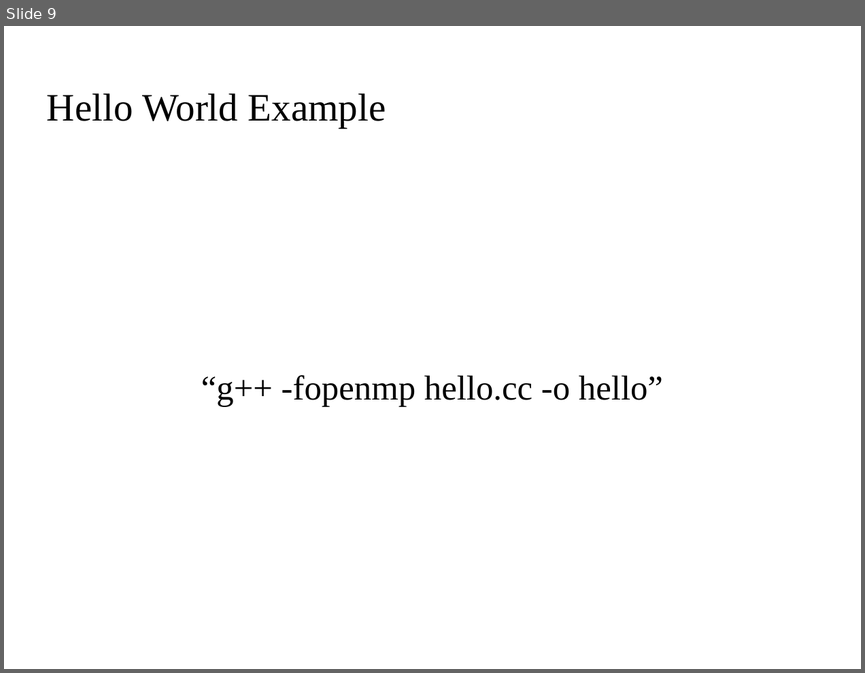
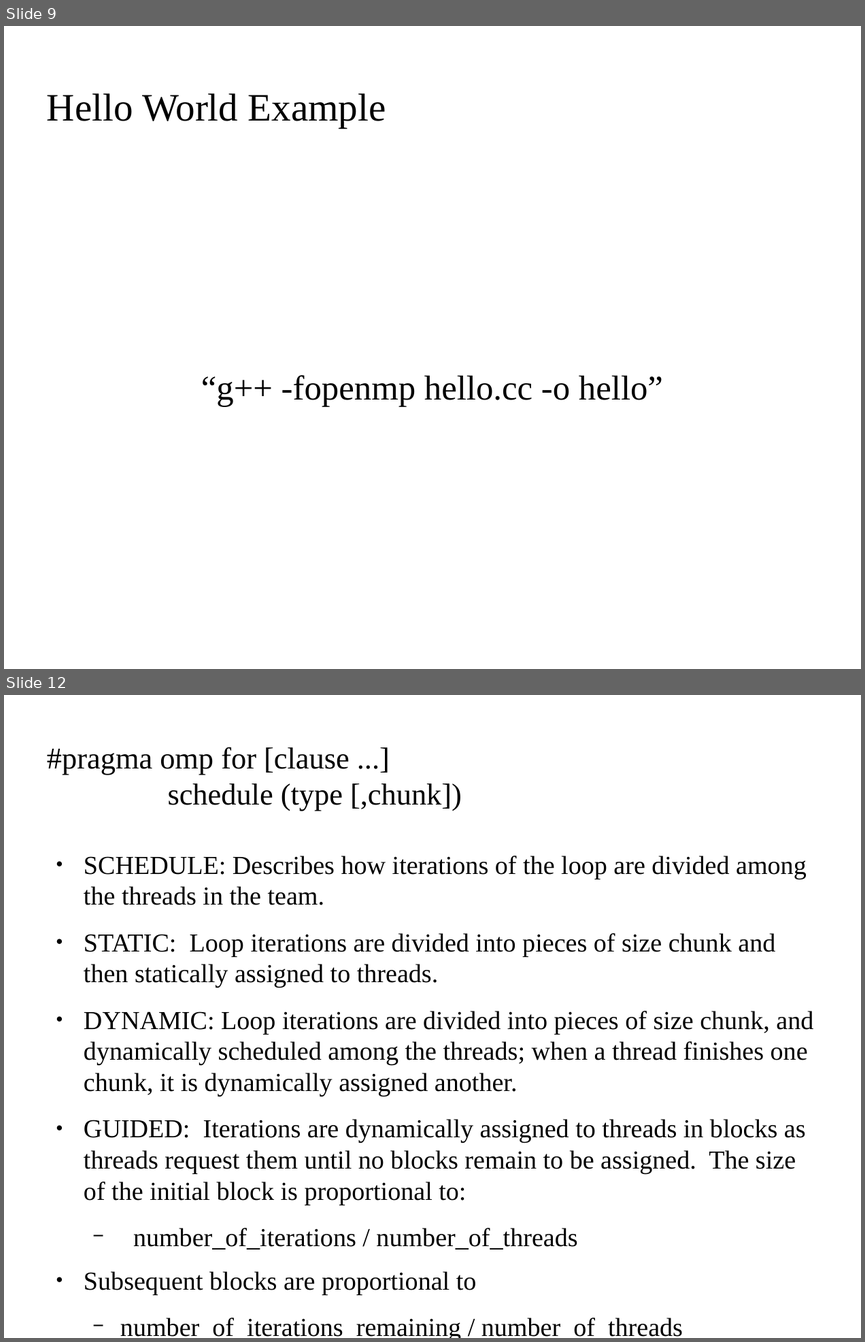
Before and after one commit to kks32/cpp-software-development, a slide deck: Ex12_Parallelisation/Ex12_Parallelisation.odp. Shown one above the other, each under a label of ours: slide 9 before the commit, slides 9 and 12 after it; the slides between them are not shown. The pictures are 865x673 and 865x1342 pixels, drawn with LibreOffice and Linux fonts; fonts in the diff are those of the drawing; background and template pictures are left out. Boxes give left, top, right and bottom in pixels: in the first picture for what was removed or moved away, otherwise in the second. Text is boxed around its words. In the diff, an @@ line names an element or a change of style, - is before the commit and + after.

```diff
--- a/Ex12_Parallelisation/Ex12_Parallelisation.odp
+++ b/Ex12_Parallelisation/Ex12_Parallelisation.odp
@@ slide 12 added at [4,695,861,1338], background picture (left out) @@
@@ title added at [47,747,462,811], 28 pt, text #000000 @@
+#pragma omp for [clause ...]
+schedule (type [,chunk])
@@ text added at [84,855,813,1338], 24 pt, text #000000 @@
+● SCHEDULE: Describes how iterations of the loop are divided among the threads in the team.
+● STATIC: Loop iterations are divided into pieces of size chunk and then statically assigned to threads.
+● DYNAMIC: Loop iterations are divided into pieces of size chunk, and dynamically scheduled among the threads; when a thread finishes one chunk, it is dynamically assigned another.
+● GUIDED: Iterations are dynamically assigned to threads in blocks as threads request them until no blocks remain to be assigned. The size of the initial block is proportional to:
+  − number_of_iterations / number_of_threads
+● Subsequent blocks are proportional to
+  − number_of_iterations_remaining / number_of_threads
```
Also in this commit, not shown: 1 slide changed, 2 other slides added, 3 other files.
